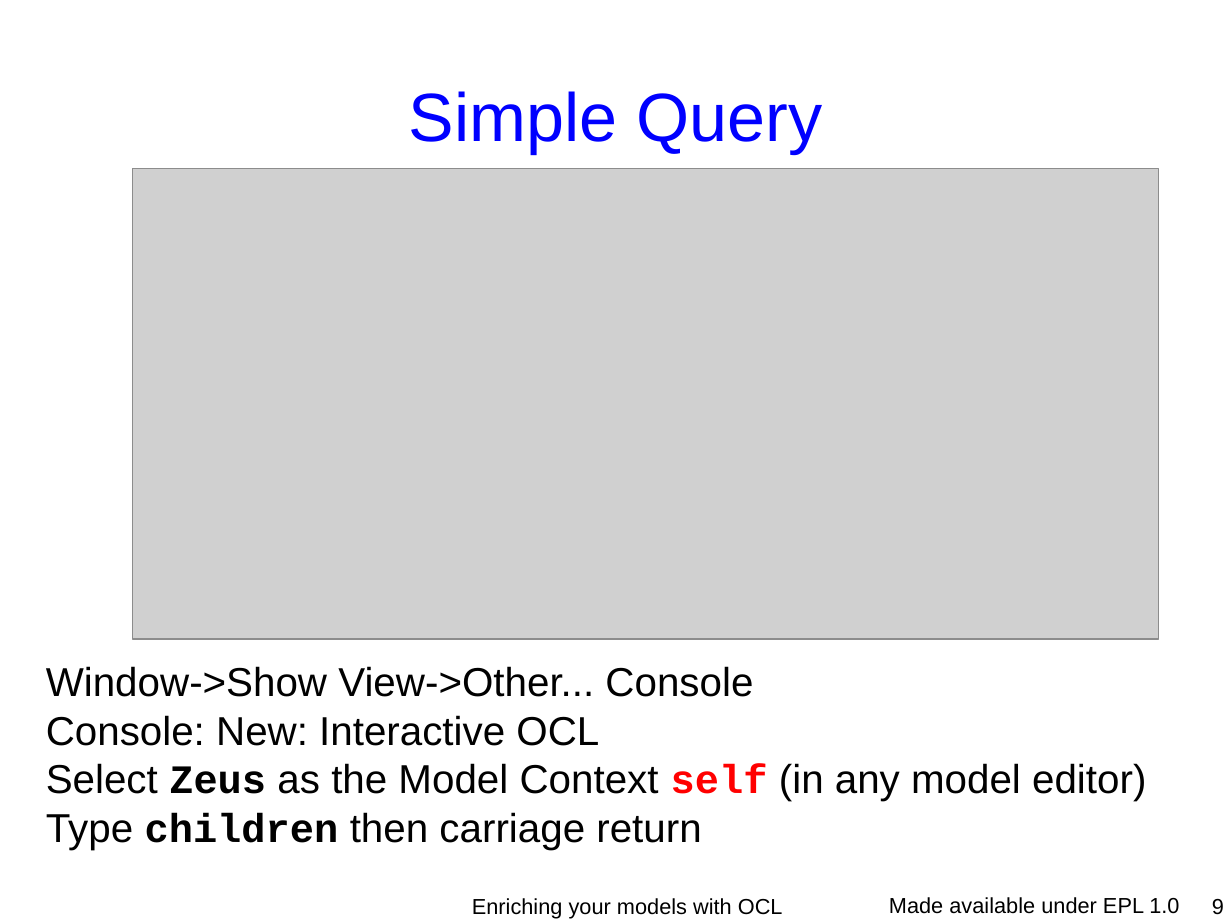
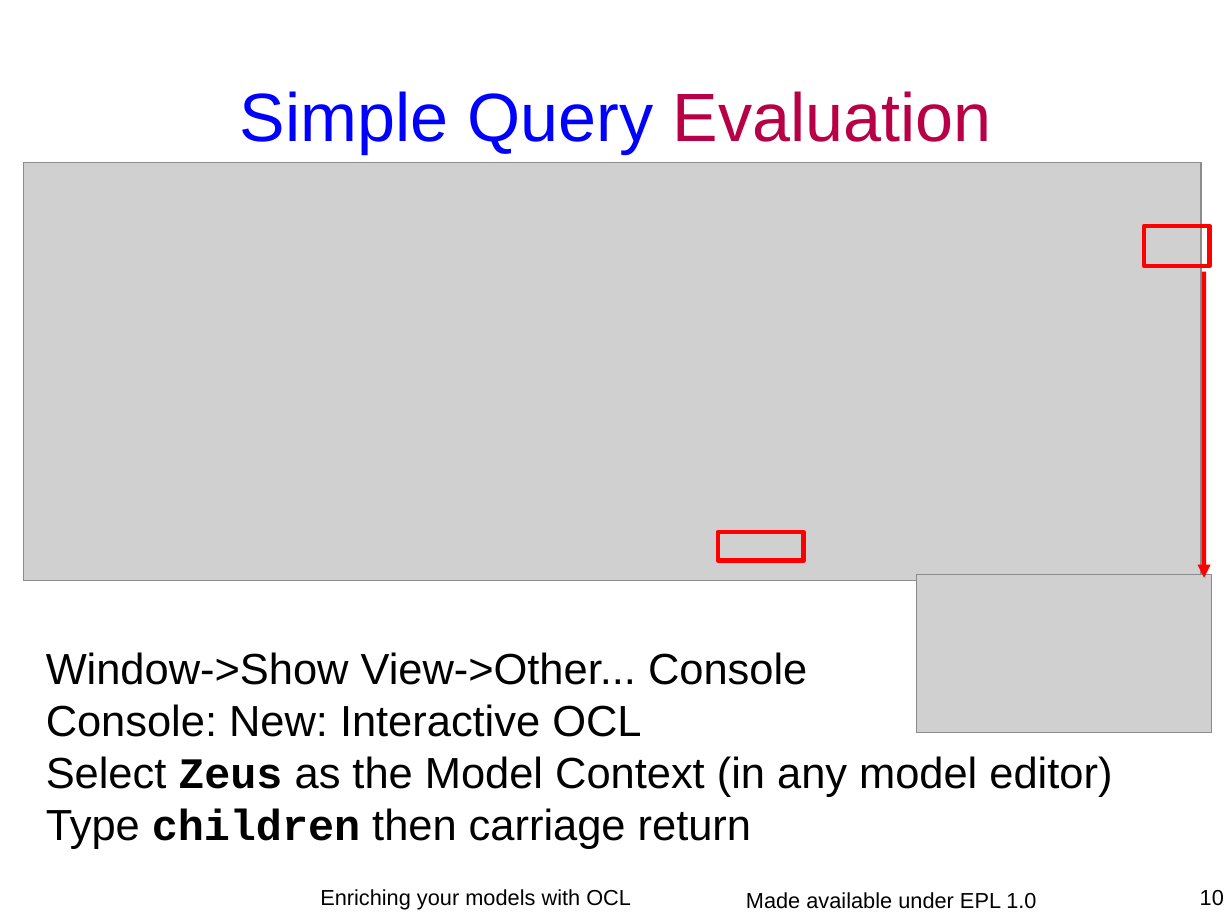
Before and after one commit to eclipse-ocl/ocl-website, a slide deck: slide 10 of ocl/docs/publications/ESE2010LongTalk/EnrichingWithOCL.odp (slide 9 before the commit). Drawn at 1232x924 pixels with LibreOffice and Linux fonts; fonts in the diff are those of the drawing; grey boxes stand for pictures; background and template pictures are left out. Boxes give left, top, right and bottom in pixels: in the first picture for what was removed or moved away, otherwise in the second. Text is boxed around its words. In the diff, an @@ line names an element or a change of style, - is before the commit and + after.

```diff
--- a/ocl/docs/publications/ESE2010LongTalk/EnrichingWithOCL.odp
+++ b/ocl/docs/publications/ESE2010LongTalk/EnrichingWithOCL.odp
@@ title at [240, 91, 992, 153]: text changed @@
-Simple Query
+Simple Query Evaluation
@@ picture: place and size @@
-picture at [133, 169, 1159, 639]
+picture at [23, 162, 1202, 580]
@@ rectangle added at [1145, 226, 1211, 266], outline #FF0000 2.83 pt @@
@@ arrow added from (1204, 272) to (1204, 578), #FF0000 2.83 pt @@
@@ rectangle added at [718, 532, 804, 561], outline #FF0000 2.83 pt @@
@@ picture added at [917, 575, 1212, 732] @@
@@ text at [46, 652, 1112, 849]: text changed; size 26 to 28 pt @@
-Window->Show View->Other... Console
-Console: New: Interactive OCL
-Select Zeus as the Model Context self (in any model editor)
-Type children then carriage return
+Window->Show View->Other... Console
+Console: New: Interactive OCL
+Select Zeus as the Model Context (in any model editor)
+Type children then carriage return
@@ text "Enriching your models with OCL": place and size @@
-text "Enriching your models with OCL" at [472, 898, 783, 918]
+text "Enriching your models with OCL" at [320, 889, 631, 910]
@@ text "Made available under EPL 1.0": place and size @@
-text "Made available under EPL 1.0" at [889, 897, 1179, 914]
+text "Made available under EPL 1.0" at [746, 892, 1036, 909]
@@ page number added at [1200, 890, 1224, 906], 14 pt, text #000000 @@
+10
@@ page number removed at [1212, 899, 1224, 915] @@
-9
```
Also in this commit, not shown: 42 other slides changed, 6 slides added, 9 slides removed, 13 other files.
